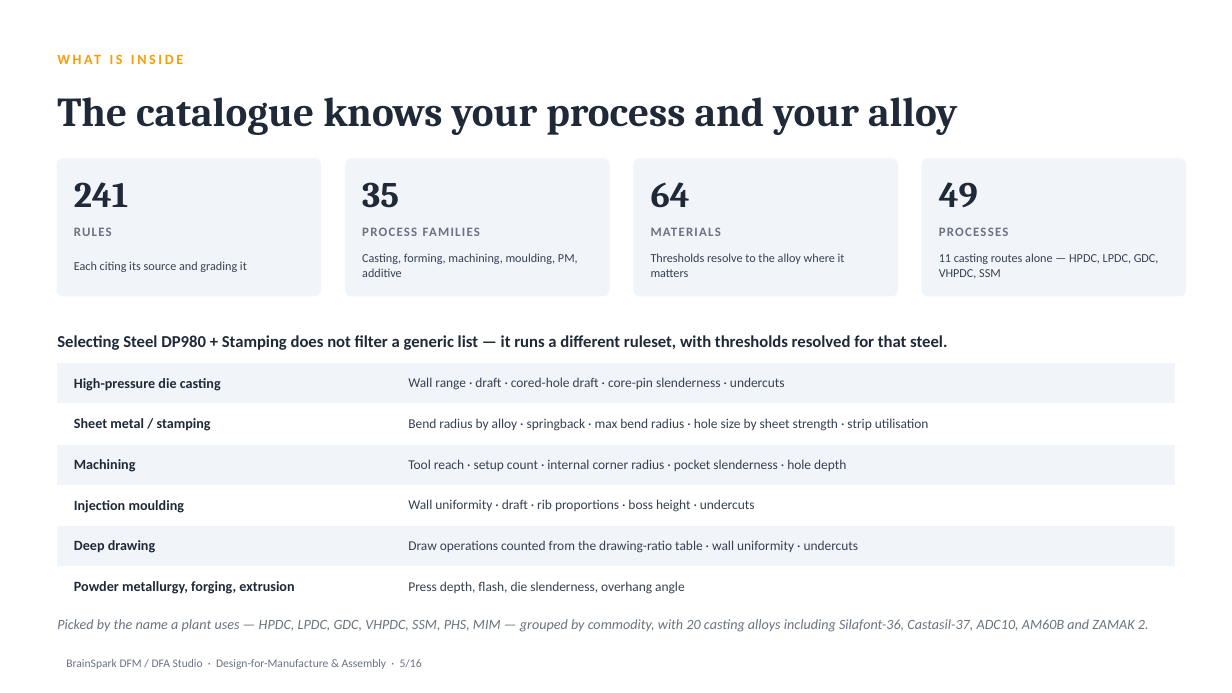
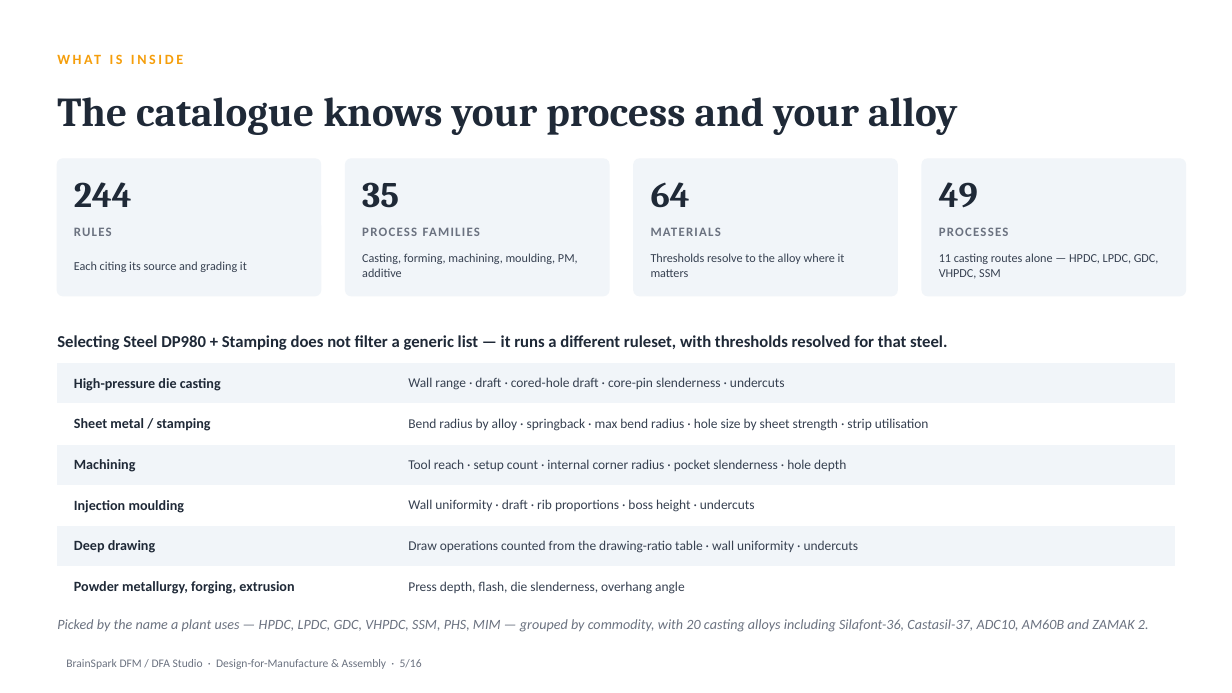
Before and after one commit to bhosaleavinash546/leamington-marathi, a slide deck: slide 6 of BrainSpark_DFM_DFA_Studio_Director.pptx. Drawn at 1232x693 pixels with LibreOffice and Linux fonts; fonts in the diff are those of the drawing. Boxes give left, top, right and bottom in pixels: in the first picture for what was removed or moved away, otherwise in the second. Text is boxed around its words. In the diff, an @@ line names an element or a change of style, - is before the commit and + after.

```diff
--- a/BrainSpark_DFM_DFA_Studio_Director.pptx
+++ b/BrainSpark_DFM_DFA_Studio_Director.pptx
@@ text at (74, 182, 132, 207): text changed @@
-241
+244
```
Also in this commit, not shown: 3 other slides changed, 11 other files.
